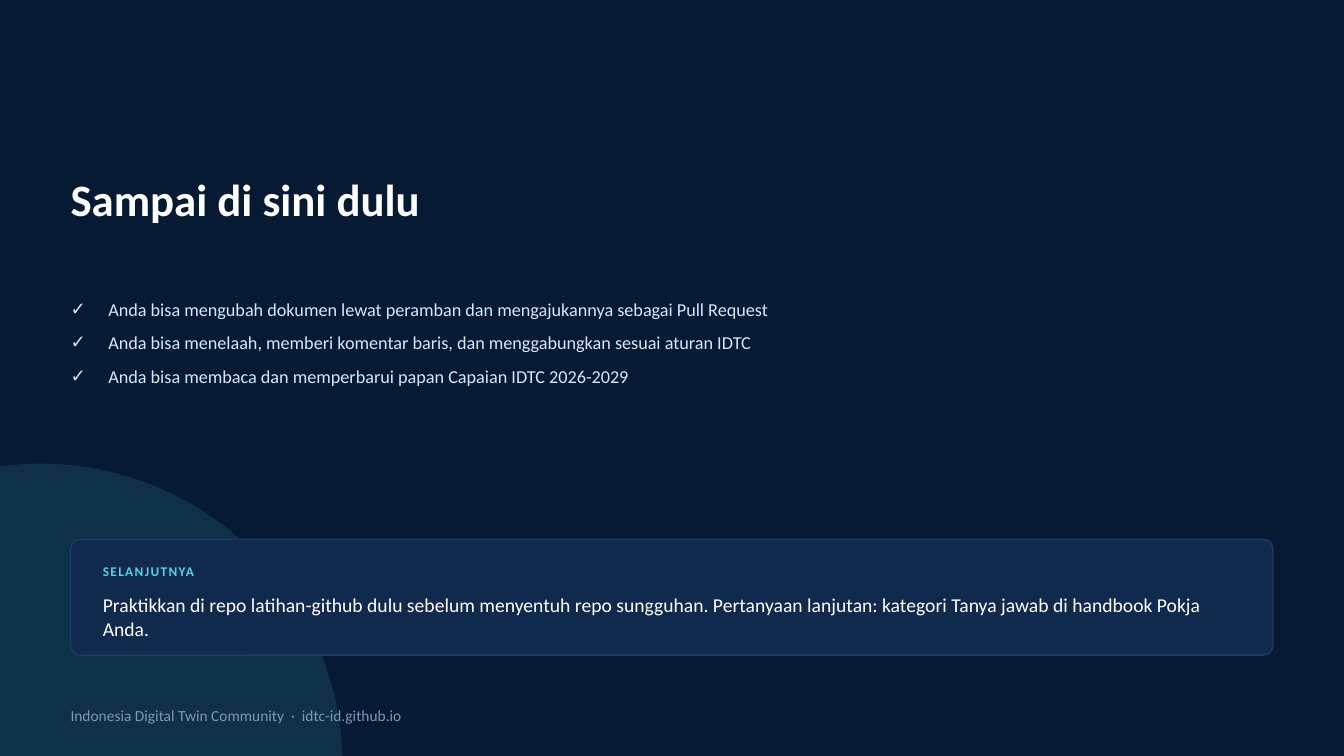
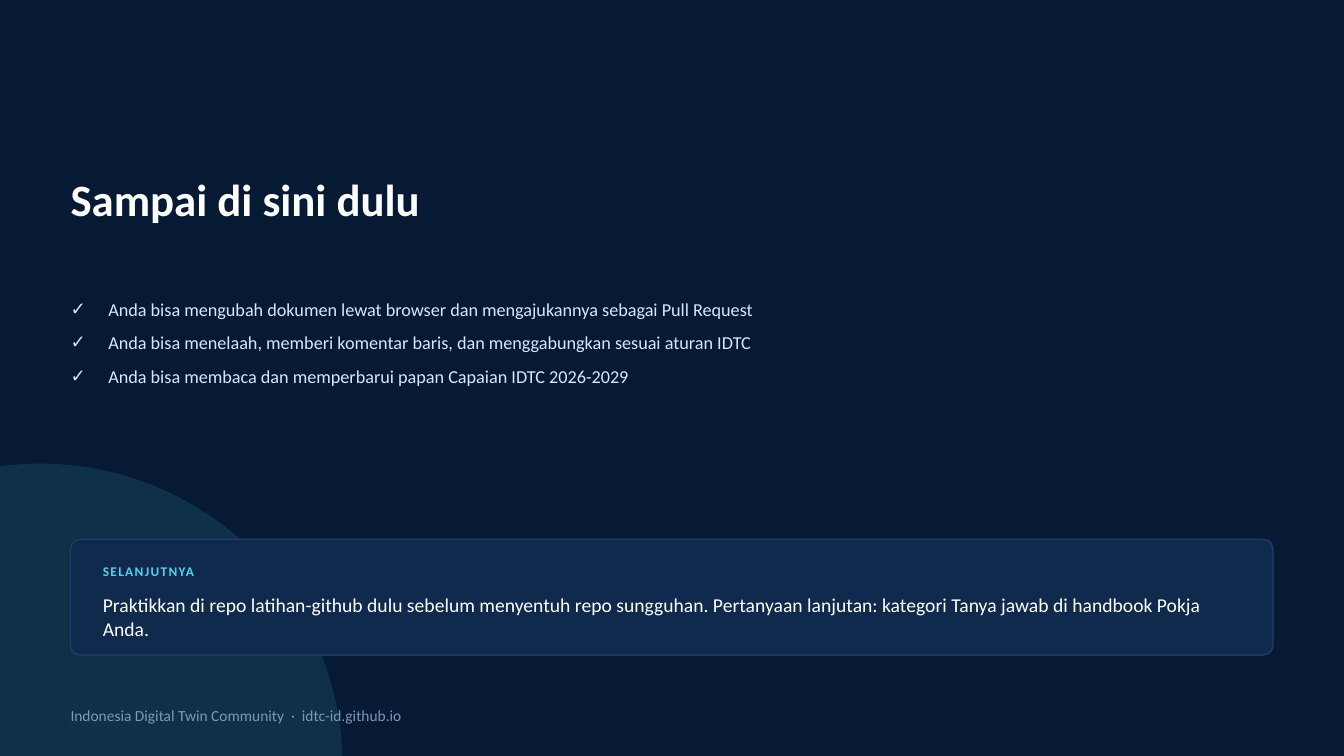
Before and after one commit to idtc-id/panduan-github, a slide deck: slide 12 of slide/Pelatihan-GitHub-IDTC-Sesi2.pptx. Drawn at 1344x756 pixels with LibreOffice and Linux fonts; fonts in the diff are those of the drawing. Boxes give left, top, right and bottom in pixels: in the first picture for what was removed or moved away, otherwise in the second. Text is boxed around its words. In the diff, an @@ line names an element or a change of style, - is before the commit and + after.

```diff
--- a/slide/Pelatihan-GitHub-IDTC-Sesi2.pptx
+++ b/slide/Pelatihan-GitHub-IDTC-Sesi2.pptx
@@ text at (108,303,753,319): text changed @@
-✓ Anda bisa mengubah dokumen lewat peramban dan mengajukannya sebagai Pull Request
+✓ Anda bisa mengubah dokumen lewat browser dan mengajukannya sebagai Pull Request
```
Also in this commit, not shown: 3 other slides changed, 6 other files.
